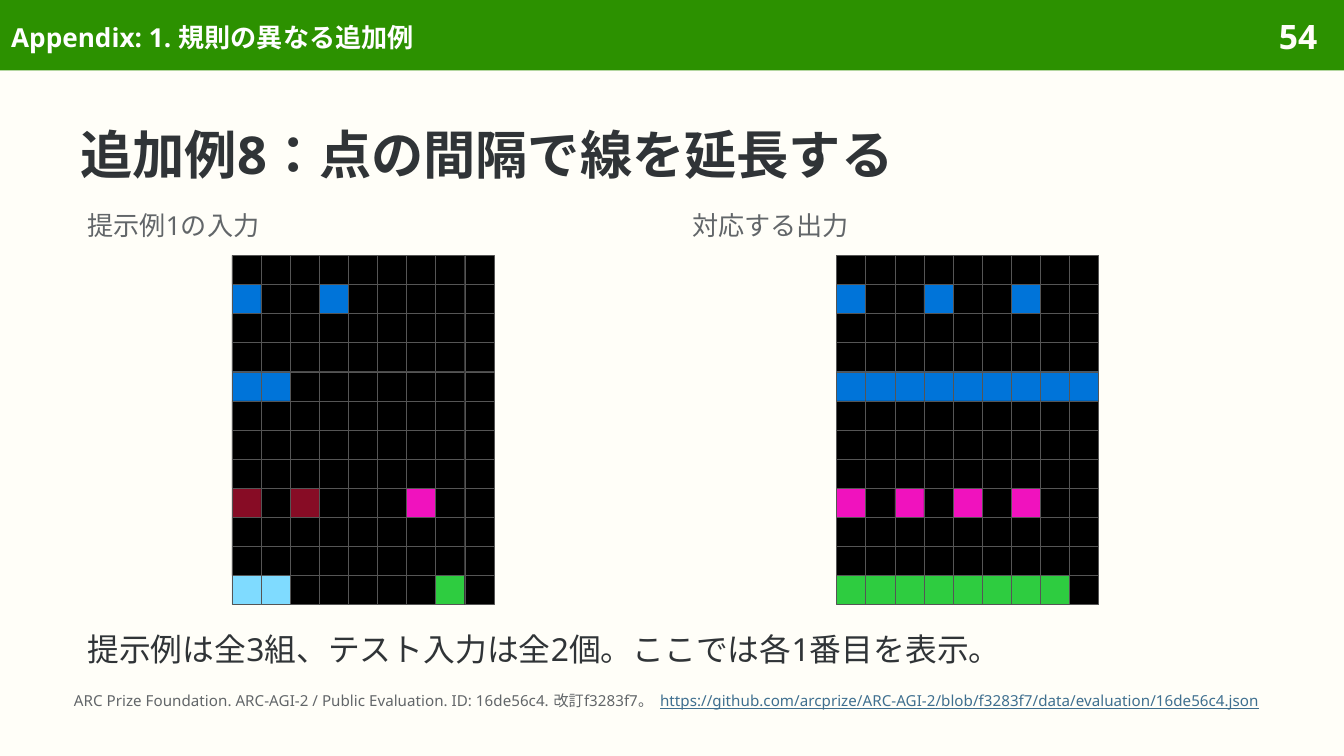
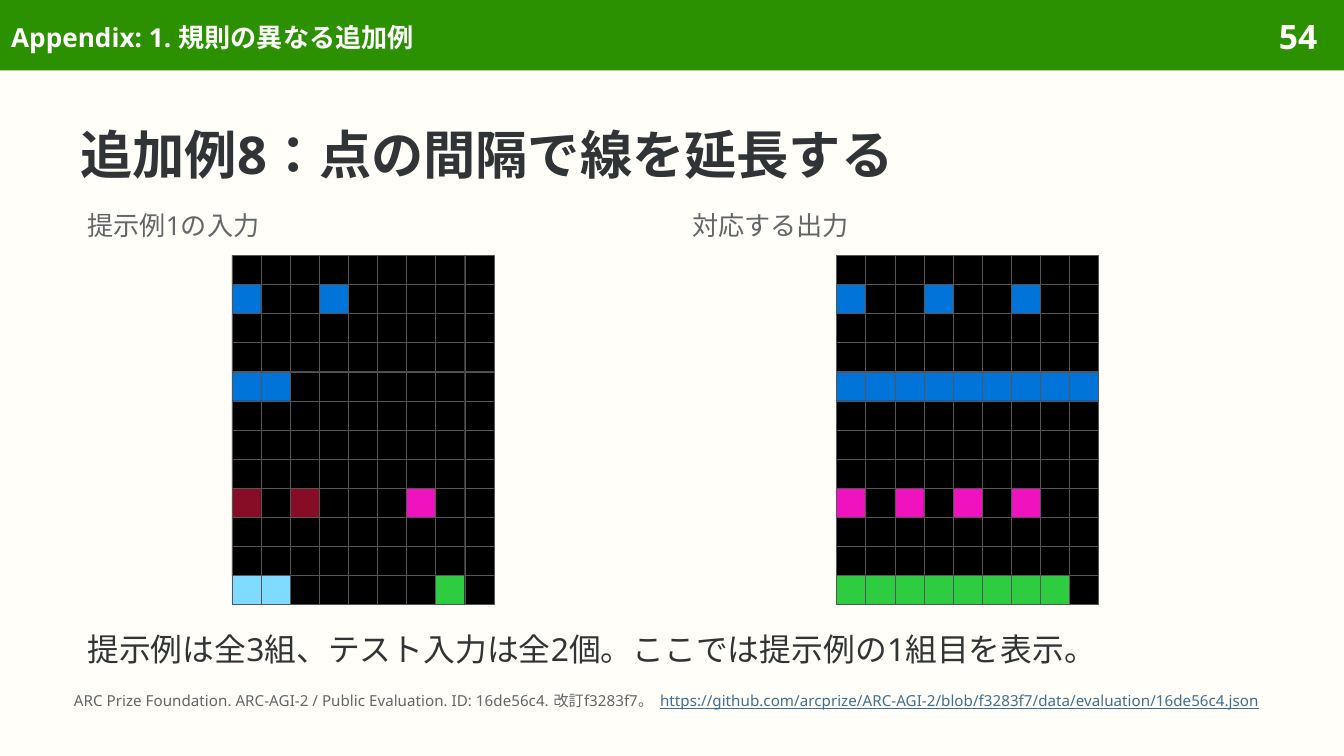
Before and after one commit to sasakiy84/datasets-in-10-minutes, a slide deck: slide 54 of slides/datasets-in-10-minutes-arc-agi-2.pptx. Drawn at 1344x756 pixels with LibreOffice and Linux fonts; fonts in the diff are those of the drawing. Boxes give left, top, right and bottom in pixels: in the first picture for what was removed or moved away, otherwise in the second. Text is boxed around its words. In the diff, an @@ line names an element or a change of style, - is before the commit and + after.

```diff
--- a/slides/datasets-in-10-minutes-arc-agi-2.pptx
+++ b/slides/datasets-in-10-minutes-arc-agi-2.pptx
@@ text at bbox=[87, 634, 1096, 664]: text changed @@
-提示例は全3組、テスト入力は全2個。ここでは各1番目を表示。
+提示例は全3組、テスト入力は全2個。ここでは提示例の1組目を表示。
```
Also in this commit, not shown: 21 other slides changed, 7 other files.
